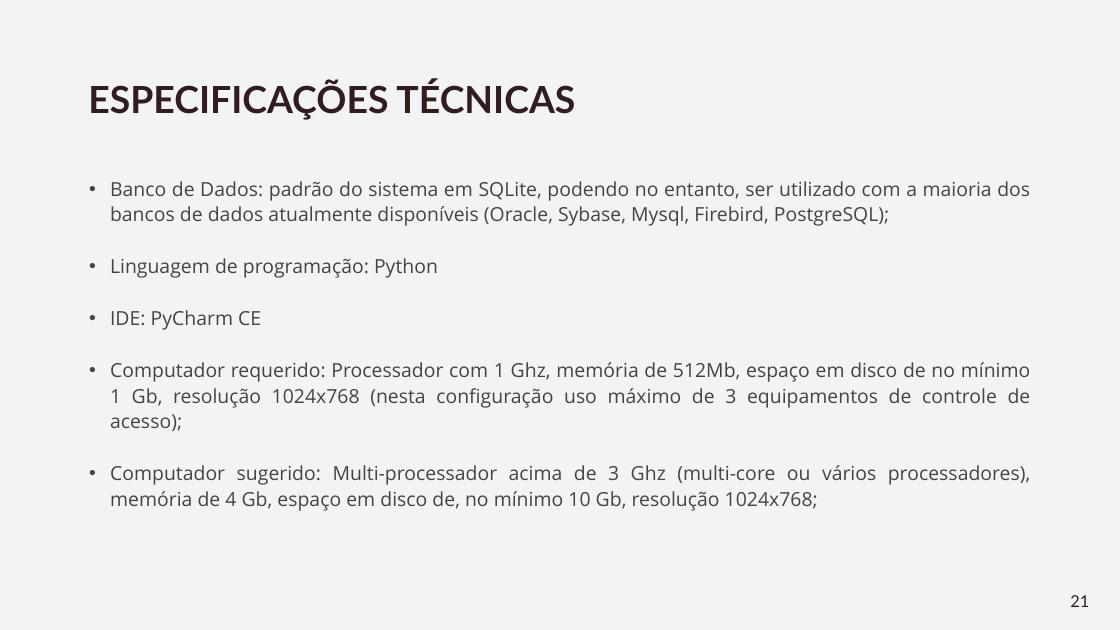
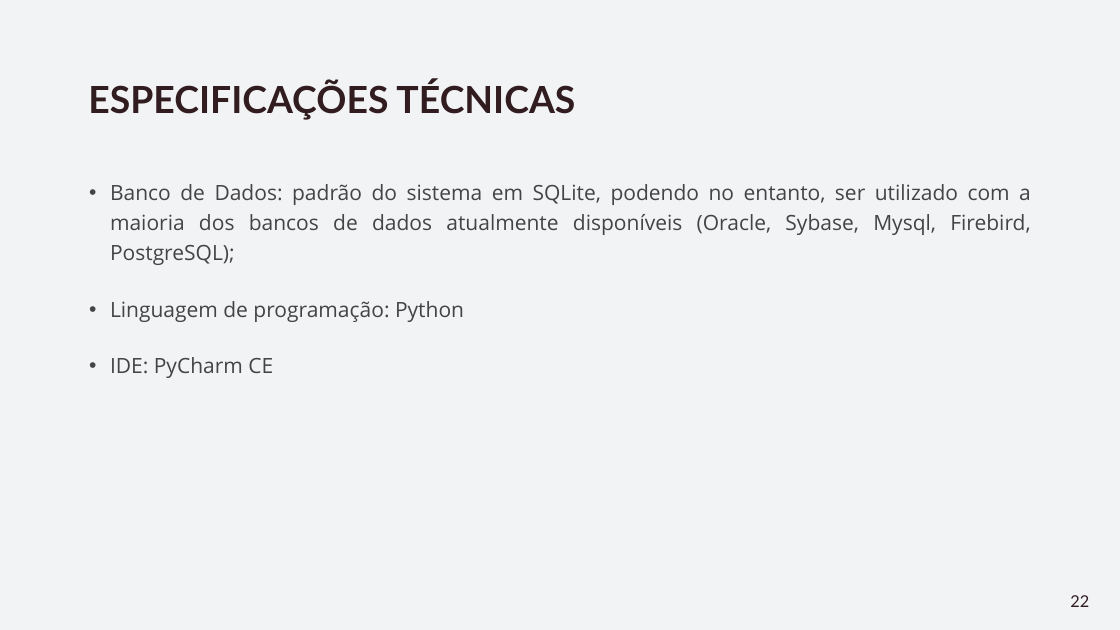
Before and after one commit to eder-ferreira/academia, a slide deck: slide 22 of Documentos/Apresentação -Gestão de Academia.pptx (slide 21 before the commit). Drawn at 1120x630 pixels with LibreOffice and Linux fonts; fonts in the diff are those of the drawing. Boxes give left, top, right and bottom in pixels: in the first picture for what was removed or moved away, otherwise in the second. Text is boxed around its words. In the diff, an @@ line names an element or a change of style, - is before the commit and + after.

```diff
--- a/Documentos/Apresentação -Gestão de Academia.pptx
+++ b/Documentos/Apresentação -Gestão de Academia.pptx
@@ text "Banco de Dados: padrão do ..." at box(110, 184, 1031, 378): size 16.6 to 18 pt; line spacing 1.1 to 1.2 @@
@@ text at box(110, 362, 1031, 511): paragraphs removed @@
-• Computador requerido: Processador com 1 Ghz, memória de 512Mb, espaço em disco de no mínimo 1 Gb, resolução 1024x768 (nesta configuração uso máximo de 3 equipamentos de controle de acesso);
-• Computador sugerido: Multi-processador acima de 3 Ghz (multi-core ou vários processadores), memória de 4 Gb, espaço em disco de, no mínimo 10 Gb, resolução 1024x768;
@@ page number at box(1070, 595, 1089, 607): text changed @@
-21
+22
```
Also in this commit, not shown: 3 other slides changed, 1 slide added, 12 other files.
